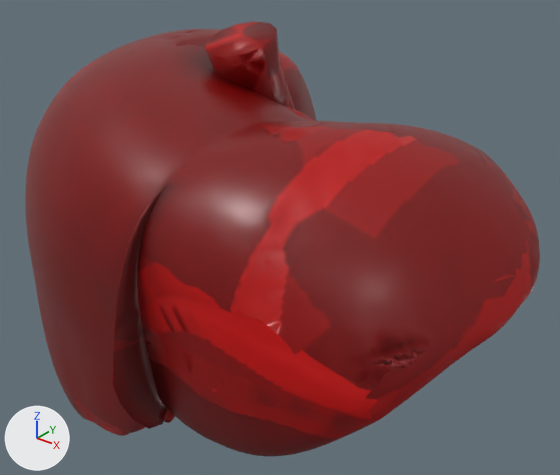
A saved change to the glTF model public/3d/modeli/organi-3d/jetra-telefon.glb.
The view is the same before and after, from a 50 mm camera at (0.161, -0.194, 0.136) aimed at (0.0, 0.007, 0.012). Every picture has the same lights, and +X, +Y and +Z are marked at lower left. The picture after the commit comes second. Where no turn or scale is listed for an object, it has been applied to the vertices. Vertices at exactly the same position are counted once.

Names of what the first picture shows: 'Falciform ligament (lastno)', 'Inferior vena cava (lastno)', 'Left lobe of liver (lastno)', 'Right lobe of liver (lastno)' and 3 more.
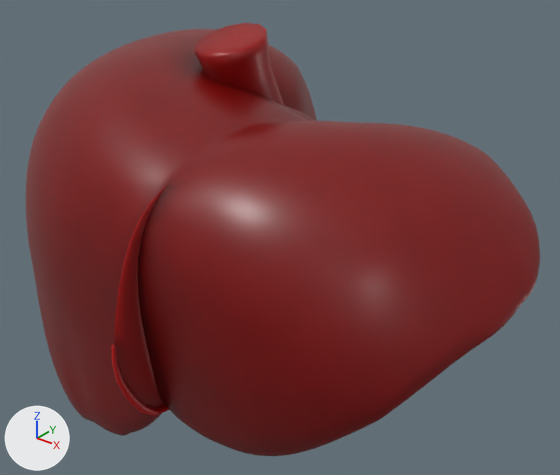
Where the newer file only moved an object's origin or applied its transform, the numbers keep the older frame.

Patch to the scene script:
```diff
--- a/public/3d/modeli/organi-3d/jetra-telefon.glb.py
+++ b/public/3d/modeli/organi-3d/jetra-telefon.glb.py
@@ me_srpasta_003 @@
 # used by ob_falciform_ligament__lastno; location = (0.0, 0.0, 0.001)
-me_srpasta_003.from_pydata(...)  # 128 vertices, 252 faces; spans x 0.009..0.0166, y -0.0813..-0.0539, z -0.0252..0.0596
+me_srpasta_003.from_pydata(...)  # 128 vertices, 252 faces; spans x 0.0094..0.0166, y -0.081..-0.0542, z -0.0204..0.0596
+# me_srpasta_003 part 1: 128 of 128 vertices moved; they spanned x 0.009..0.0166, y -0.0813..-0.0539, z -0.0252..0.0596 and now span x 0.0094..0.0166, y -0.081..-0.0542, z -0.0204..0.0596; mean shift (0.0001, 0.0001, 0.0004)
+# me_srpasta_003 part 2: 232 kept faces spanning x 0.0094..0.0166, y -0.081..-0.0542, z -0.0204..0.0596 get new texture (UV) coordinates
+# me_srpasta_003 part 3: 101 kept faces spanning x 0.0094..0.0162, y -0.081..-0.0543, z -0.0204..0.0596 get new vertex colours; the middle colour goes from red #d10000 to red #b00000
 me_srpasta_003.materials.append(mat_o_zolcevod)
@@ me_ivc_003 @@
 # used by ob_inferior_vena_cava__lastno; location = (0.0, 0.0, 0.001)
-me_ivc_003.from_pydata(...)  # 110 vertices, 216 faces; spans x -0.0182..0.0086, y -0.0156..0.0188, z -0.0204..0.0874
+me_ivc_003.from_pydata(...)  # 110 vertices, 216 faces; spans x -0.0194..0.0072, y -0.0197..0.0148, z -0.0203..0.0874
+# me_ivc_003 part 4: 212 kept faces spanning x -0.0194..0.0072, y -0.0197..0.0148, z -0.0203..0.0874 get new texture (UV) coordinates
+# me_ivc_003 part 5: 153 kept faces spanning x -0.0194..0.0072, y -0.0197..0.0148, z -0.0203..0.0841 get new vertex colours; the middle colour goes from red #c50000 to red #bd0000
+# edits to the shape of me_ivc_003 do not show in these pictures
 me_ivc_003.materials.append(mat_o_zolcevod)
@@ me_liver_023 @@
 # used by ob_left_lobe_of_liver__lastno; location = (0.0567, -0.0193, 0.0229)
-me_liver_023.from_pydata(...)  # 3084 vertices, 6164 faces; spans x -0.0463..0.0463, y -0.0524..0.0524, z -0.0457..0.0457
+me_liver_023.from_pydata(...)  # 3084 vertices, 6164 faces; spans x -0.0463..0.0463, y -0.0522..0.0525, z -0.0457..0.0457
+# me_liver_023 part 6: the whole mesh is moved by (0.0, 0.0001, 0.0)
 me_liver_023.materials.append(mat_o_zolcevod)
@@ ob_inferior_vena_cava__lastno @@
 ob_inferior_vena_cava__lastno = bpy.data.objects.new('Inferior vena cava (lastno)', me_ivc_003)
-ob_inferior_vena_cava__lastno.location = (0.0, 0.0, 0.001)
+ob_inferior_vena_cava__lastno.location = (0.0, 0.0004, 0.001)
```

Pixel boxes (x1, y1, x2, y2) of what changed, in the pictures (560 x 475 px; the box of a moved part takes in the faces that stretch with it):
'Inferior vena cava (lastno)', reshaped, moved
    before: (205, 21, 295, 110)
    after: (194, 23, 284, 105)
part 1 of me_srpasta_003, moved or reshaped
    before: (112, 352, 153, 420)
    after: (119, 352, 154, 403)
part 2 of me_srpasta_003, surface changed
    before: (112, 183, 168, 429)
    after: (114, 183, 168, 416)
part 3 of me_srpasta_003, recoloured
    before: (112, 307, 167, 429)
    after: (114, 307, 163, 416)
part 4 of me_ivc_003, surface changed
    before: (205, 21, 295, 110)
    after: (194, 23, 284, 105)
part 5 of me_ivc_003, recoloured
    before: (205, 39, 295, 110)
    after: (195, 40, 284, 105)
part 6 of me_liver_023, moved or reshaped
    before: (137, 121, 536, 457)
    after: (137, 121, 536, 456)
